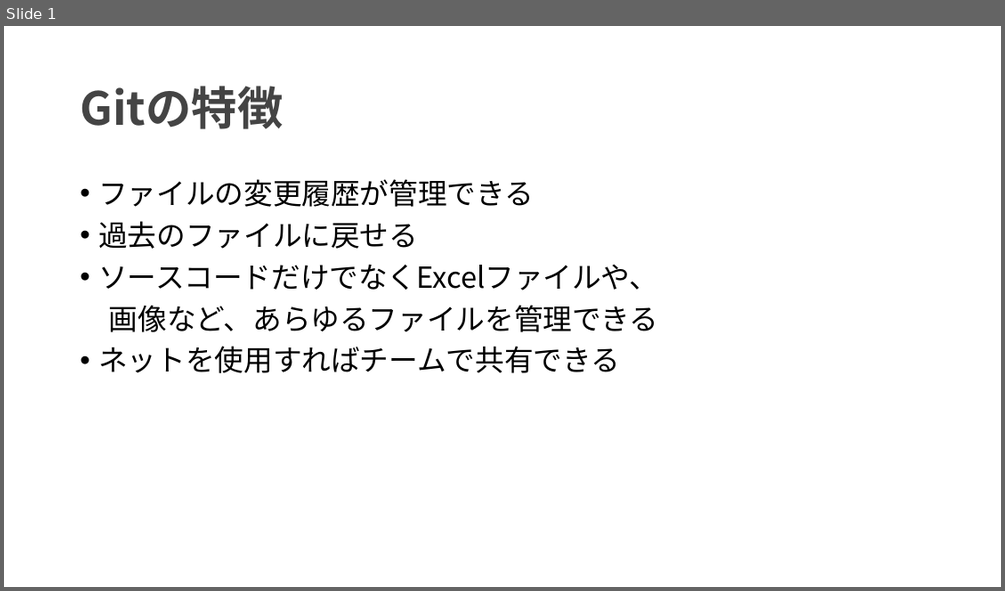
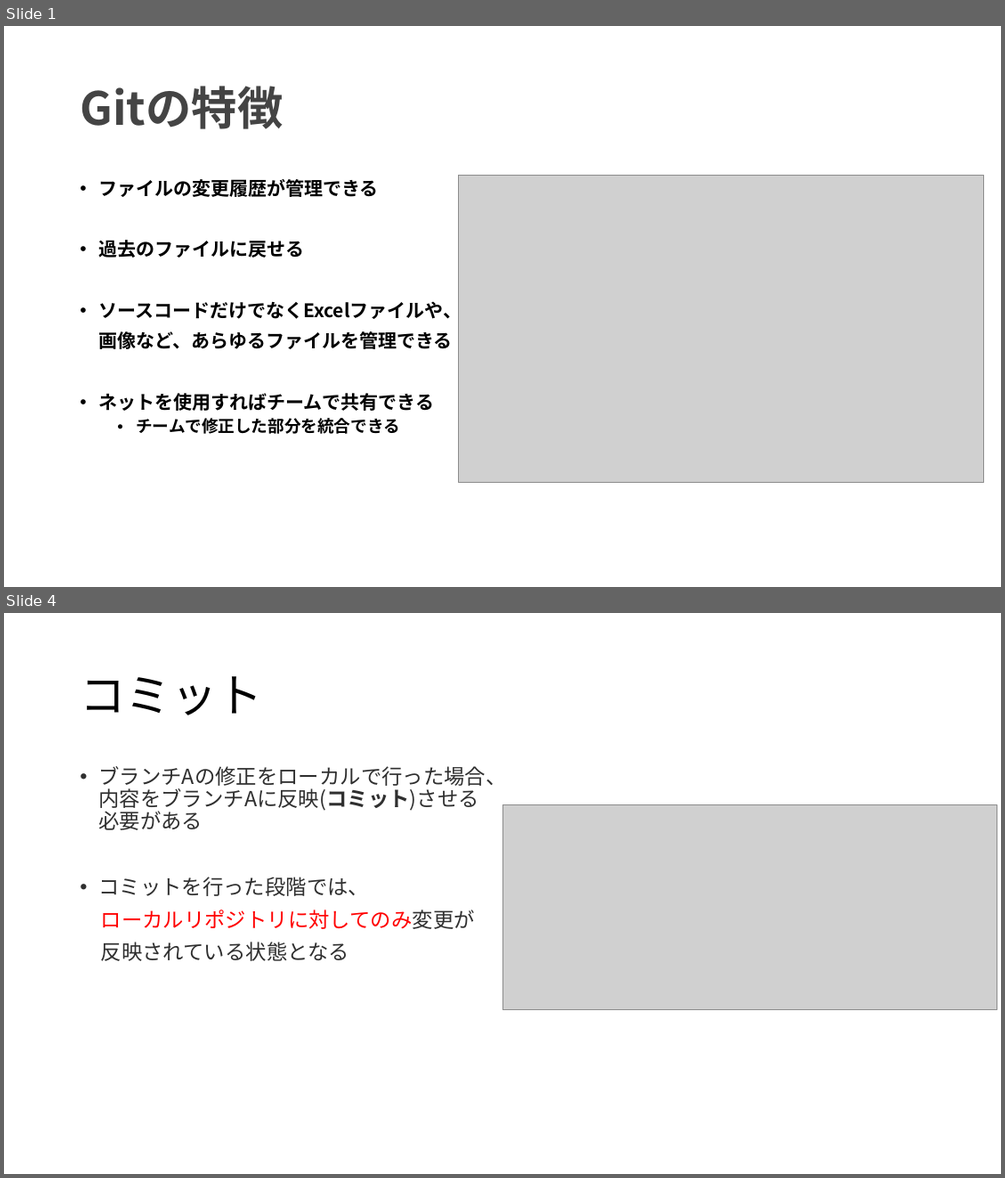
Before and after one commit to h-sasamura/test, a slide deck: Gitの特徴.pptx. Shown one above the other, each under a label of ours: slide 1 before the commit, slides 1 and 4 after it; the slides between them are not shown. The pictures are 1005x591 and 1005x1178 pixels, drawn with LibreOffice and Linux fonts; fonts in the diff are those of the drawing; grey boxes stand for pictures. Boxes give left, top, right and bottom in pixels: in the first picture for what was removed or moved away, otherwise in the second. Text is boxed around its words. In the diff, an @@ line names an element or a change of style, - is before the commit and + after.

```diff
--- a/Gitの特徴.pptx
+++ b/Gitの特徴.pptx
@@ slide 4 added at (4, 613, 1001, 1174), background #FFFFFF @@
@@ title added at (80, 676, 262, 715), 44 pt, text #000000 @@
+コミット
@@ text added at (98, 766, 506, 961), 20 pt, text #2F2F2F @@
+• ブランチAの修正をローカルで行った場合、内容をブランチAに反映(コミット)させる必要がある
+• コミットを行った段階では、
+ローカルリポジトリに対してのみ変更が
+反映されている状態となる
@@ picture added at (502, 805, 997, 1010) @@
@@ slide 1 changed as well @@
@@ text at (98, 179, 461, 410): size 28 to 18 pt, bold on in "ファイルの変更履歴が管理できる", "過去のファイルに戻せる", "ソースコードだけでなくExcelファイルや、", "画像など、あらゆるファイルを管理できる" and 1 more places @@
@@ picture added at (459, 176, 984, 483) @@
@@ text at (136, 418, 400, 434): paragraph added @@
+  • チームで修正した部分を統合できる
```
Also in this commit, not shown: 4 other slides added.
